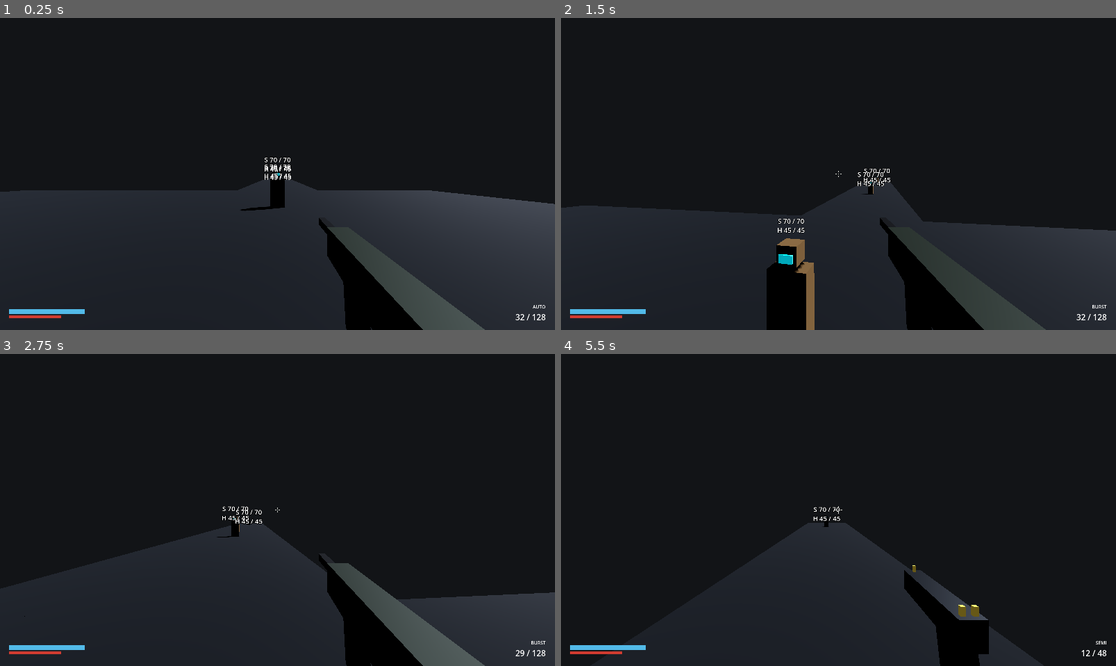
Above: before the commit, frames 1-4 (two rows, left to right).
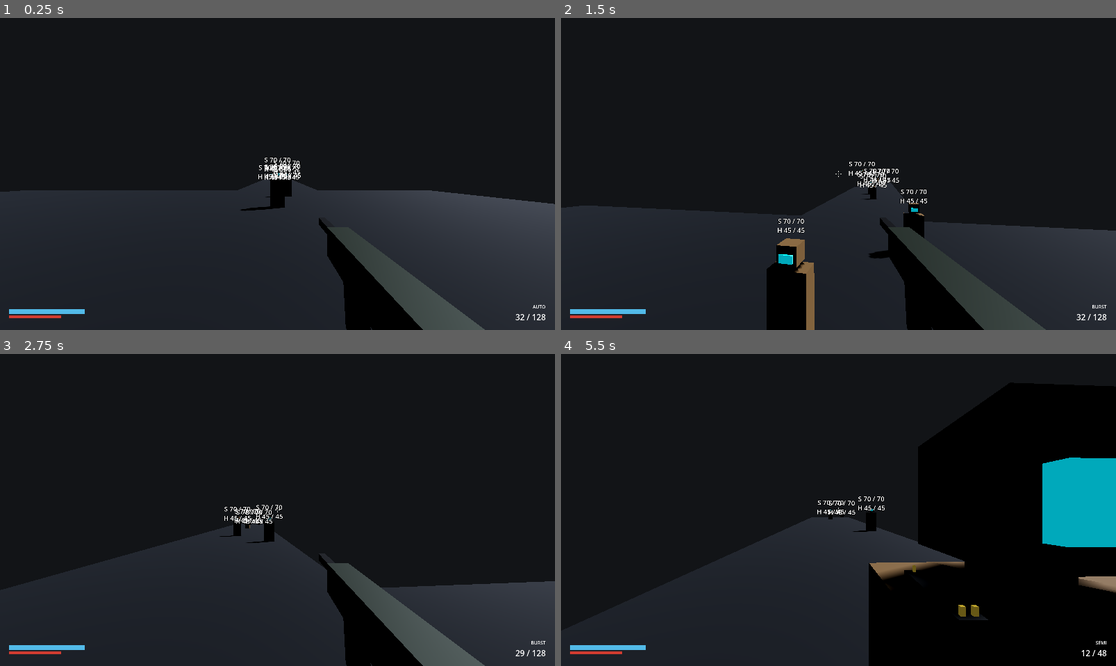
Above: after the commit, the same moments.

Repository: StudioSadTouch/Project-Long-Colt
Game: Godot game, scene res://scenes/main/main.tscn
Same seed, same stepped clock (60 frames per second), same inputs: the game is played once before the commit and once after it.
Inputs (mouse positions are in pixels of both pictures, inside the frame that each line leads up to):
- Up to frame 1 (0.25 s): no input
- Up to frame 2 (1.5 s): move the mouse to (866, 174) at 0.52 s; hold Right mouse button (action_alt_fire) 0.53-1.28 s; hold W (action_move_forward) from 0.53 s (still down); tap Space (action_jump) at 0.77 s; move the mouse to (810, 174) at 1.27 s; tap Ctrl (action_crouch) at 1.35 s
- Up to frame 3 (2.75 s): keep holding W (action_move_forward); tap Space (action_jump) at 1.52 s; move the mouse to (288, 503) at 2.02 s; press the mouse at (288, 503) at 2.03 s
- Up to frame 4 (5.5 s): keep holding W (action_move_forward); move the mouse to (832, 516) at 2.77 s; release the mouse at (832, 516) at 2.78 s; tap E (action_interact) at 2.85 s; tap Space (action_jump) at 3.02, 3.77, 4.52 s; move the mouse to (877, 513) at 3.52 s; hold V (action_melee) 3.53-4.28 s; move the mouse to (794, 506) at 4.27 s; tap 1 (action_weapon_1) at 4.35 s; move the mouse to (844, 510) at 5.02 s; hold 2 (action_weapon_2) from 5.03 s (still down)

The runs differ from the first frame. In frame 1, 0.2% of the frame differs, in the area x 46-55%, y 45-58%; in frame 2, 0.6%; in frame 3, 1.6%; in frame 4, 10%, in the area x 34-100%, y 33-100%.

Commit message:
MovingDummy (PATROL/STRAFE/SPARTAN/PATH, seeded, bounded) and four moving targets on the range

Diff:
--- /dev/null
+++ b/scenes/ai/moving_dummy.tscn
@@ -0,0 +1,27 @@
+[gd_scene load_steps=6 format=3]
+
+[ext_resource type="Script" path="res://scripts/ai/moving_dummy.gd" id="1_dummy"]
+[ext_resource type="Script" path="res://scripts/components/health_shield.gd" id="2_health"]
+[ext_resource type="Script" path="res://scripts/ai/dummy_core.gd" id="3_core"]
+[ext_resource type="PackedScene" path="res://scenes/ai/dummy_rig.tscn" id="4_rig"]
+
+[sub_resource type="BoxShape3D" id="BoxShape3D_body"]
+size = Vector3(0.7, 1.4, 0.4)
+
+[node name="MovingDummy" type="CharacterBody3D"]
+collision_layer = 4
+collision_mask = 1
+floor_snap_length = 0.3
+script = ExtResource("1_dummy")
+
+[node name="BodyShape" type="CollisionShape3D" parent="."]
+transform = Transform3D(1, 0, 0, 0, 1, 0, 0, 0, 1, 0, 0.7, 0)
+shape = SubResource("BoxShape3D_body")
+
+[node name="Rig" parent="." instance=ExtResource("4_rig")]
+
+[node name="HealthShield" type="Node" parent="."]
+script = ExtResource("2_health")
+
+[node name="DummyCore" type="Node" parent="."]
+script = ExtResource("3_core")
--- a/scenes/main/main.tscn
+++ b/scenes/main/main.tscn
@@ -7,6 +7,7 @@
 [ext_resource type="PackedScene" path="res://scenes/pickups/ammo_crate.tscn" id="5_crate"]
 [ext_resource type="PackedScene" path="res://scenes/weapons/standard_issue_rifle.tscn" id="6_rifle"]
 [ext_resource type="PackedScene" path="res://scenes/weapons/service_pistol.tscn" id="7_pistol"]
+[ext_resource type="PackedScene" path="res://scenes/ai/moving_dummy.tscn" id="8_moving"]
 
 [sub_resource type="Environment" id="Environment_boot"]
 background_mode = 1
@@ -167,3 +168,40 @@
 
 [node name="AmmoCrateWest" parent="." instance=ExtResource("5_crate")]
 transform = Transform3D(1, 0, 0, 0, 1, 0, 0, 0, 1, -12, 0, 8)
+
+[node name="MovingStrafe15m" parent="." instance=ExtResource("8_moving")]
+transform = Transform3D(0, 0, 1, 0, 1, 0, -1, 0, 0, 15, 0, 5)
+pattern = 1
+move_seed = 1015
+bounds_min = Vector2(14.5, 2)
+bounds_max = Vector2(15.5, 8)
+strafe_speed = 3.0
+strafe_duration = 1.0
+strafe_jitter = 0.3
+
+[node name="MovingADAD30m" parent="." instance=ExtResource("8_moving")]
+transform = Transform3D(0, 0, 1, 0, 1, 0, -1, 0, 0, 30, 0, 5)
+pattern = 1
+move_seed = 1030
+bounds_min = Vector2(29.5, 2)
+bounds_max = Vector2(30.5, 8)
+strafe_speed = 7.5
+strafe_duration = 0.55
+strafe_jitter = 0.35
+
+[node name="MovingSpartan50m" parent="." instance=ExtResource("8_moving")]
+transform = Transform3D(0, 0, 1, 0, 1, 0, -1, 0, 0, 50, 0, 5)
+pattern = 2
+move_seed = 1050
+bounds_min = Vector2(49.5, 2)
+bounds_max = Vector2(50.5, 8)
+
+[node name="MovingPatrol70m" parent="." instance=ExtResource("8_moving")]
+transform = Transform3D(0, 0, 1, 0, 1, 0, -1, 0, 0, 62, 0, 7.5)
+pattern = 0
+move_seed = 1070
+bounds_min = Vector2(61.5, 6.5)
+bounds_max = Vector2(78.5, 8.5)
+patrol_points = PackedVector3Array(0, 0, 0, 16, 0, 0)
+patrol_speed = 3.5
+patrol_pause = 0.6
--- /dev/null
+++ b/scripts/ai/moving_dummy.gd
@@ -0,0 +1,233 @@
+class_name MovingDummy
+extends CharacterBody3D
+## Moving greybox target. Same DummyCore / HealthShield / hitbox rig as TargetDummy; adds
+## movement at player-like speeds. Facing never changes (front stays local -Z), only position.
+##
+## Patterns:
+##   PATROL  walk between waypoints (offsets from the start position, world axes), looping.
+##   STRAFE  ADAD along the local X axis; flips every strafe_duration +/- jitter.
+##   SPARTAN random-length strafes (some stops) plus random jumps at player speed.
+##   PATH    follow a Path3D's curve by distance, looping or ping-ponging.
+## All movement is clamped to bounds_min / bounds_max (world X/Z) when bounds are set; hitting
+## a bound flips the strafe direction. Deterministic for a given seed (0 = random each run).
+
+enum Pattern { PATROL, STRAFE, SPARTAN, PATH }
+
+## Player defaults (player.gd): stand_speed 7.5, ground_accel 70, air_accel 18, jump 2.2 m.
+const PLAYER_SPEED := 7.5
+const PLAYER_GROUND_ACCEL := 70.0
+const PLAYER_AIR_ACCEL := 18.0
+const PLAYER_JUMP_HEIGHT := 2.2
+const WAYPOINT_REACH := 0.25
+
+@export var pattern: Pattern = Pattern.STRAFE
+@export var move_seed: int = 0
+@export var ground_accel: float = PLAYER_GROUND_ACCEL
+@export var air_accel: float = PLAYER_AIR_ACCEL
+@export var jump_height: float = PLAYER_JUMP_HEIGHT
+
+@export_group("Bounds")
+## World-space X/Z rectangle the dummy must stay inside. Ignored if min >= max on an axis.
+@export var bounds_min: Vector2 = Vector2.ZERO
+@export var bounds_max: Vector2 = Vector2.ZERO
+
+@export_group("Patrol")
+@export var patrol_points: PackedVector3Array = PackedVector3Array([Vector3.ZERO])
+@export var patrol_speed: float = 3.0
+@export var patrol_pause: float = 0.5
+
+@export_group("Strafe")
+@export var strafe_speed: float = PLAYER_SPEED
+@export var strafe_duration: float = 0.6
+## Fraction of strafe_duration added or removed at random each leg (0.3 = +/-30%).
+@export_range(0.0, 1.0) var strafe_jitter: float = 0.3
+
+@export_group("Spartan")
+@export var spartan_speed: float = PLAYER_SPEED
+@export var spartan_min_leg: float = 0.2
+@export var spartan_max_leg: float = 0.9
+## Chance a leg is a brief stop instead of a strafe.
+@export_range(0.0, 1.0) var spartan_stop_chance: float = 0.15
+## Average jumps per second while grounded.
+@export var spartan_jump_rate: float = 0.6
+
+@export_group("Path")
+@export var path: NodePath
+@export var path_speed: float = 4.0
+@export var path_ping_pong: bool = false
+
+var _rng := RandomNumberGenerator.new()
+var _start: Transform3D
+var _dir: float = 1.0
+var _leg_left: float = 0.0
+var _wait_left: float = 0.0
+var _point_index: int = 0
+var _path_offset: float = 0.0
+var _path_sign: float = 1.0
+var _curve: Curve3D
+var _path_node: Path3D
+
+@onready var core: DummyCore = $DummyCore
+
+
+func _ready() -> void:
+	_start = global_transform
+	_path_node = get_node_or_null(path) as Path3D
+	if _path_node != null:
+		_curve = _path_node.curve
+	core.respawned.connect(_reset)
+	_reset()
+
+
+## Weapon contract. Shield/zone rules live in HealthShield via DummyCore.
+func take_damage(amount: float, info: Dictionary) -> void:
+	core.take_damage(amount, info)
+
+
+func _reset() -> void:
+	global_transform = _start
+	velocity = Vector3.ZERO
+	if move_seed != 0:
+		_rng.seed = move_seed
+	else:
+		_rng.randomize()
+	_dir = 1.0
+	_leg_left = 0.0
+	_wait_left = 0.0
+	_point_index = 0
+	_path_offset = 0.0
+	_path_sign = 1.0
+
+
+func _physics_process(delta: float) -> void:
+	if core.dead:
+		return
+	var wish := Vector3.ZERO
+	match pattern:
+		Pattern.PATROL:
+			wish = _patrol(delta)
+		Pattern.STRAFE:
+			wish = _strafe(delta)
+		Pattern.SPARTAN:
+			wish = _spartan(delta)
+		Pattern.PATH:
+			wish = _follow_path(delta)
+	wish = _keep_in_bounds(wish, delta)
+	var on_floor := is_on_floor()
+	var accel := ground_accel if on_floor else air_accel
+	var horizontal := Vector3(velocity.x, 0.0, velocity.z).move_toward(wish, accel * delta)
+	velocity.x = horizontal.x
+	velocity.z = horizontal.z
+	var gravity := get_gravity()
+	if on_floor:
+		if velocity.y < 0.0:
+			velocity.y = 0.0
+	else:
+		velocity += gravity * delta
+	move_and_slide()
+	_clamp_position()
+
+
+func _strafe_axis() -> Vector3:
+	var axis := _start.basis.x
+	axis.y = 0.0
+	return axis.normalized()
+
+
+func _patrol(delta: float) -> Vector3:
+	if patrol_points.is_empty():
+		return Vector3.ZERO
+	if _wait_left > 0.0:
+		_wait_left -= delta
+		return Vector3.ZERO
+	var target := _start.origin + patrol_points[_point_index]
+	var offset := target - global_position
+	offset.y = 0.0
+	if offset.length() <= WAYPOINT_REACH:
+		_point_index = (_point_index + 1) % patrol_points.size()
+		_wait_left = patrol_pause
+		return Vector3.ZERO
+	# Slow into the waypoint so accel doesn't overshoot it.
+	var speed := minf(patrol_speed, offset.length() / maxf(delta, 0.001))
+	return offset.normalized() * speed
+
+
+func _strafe(delta: float) -> Vector3:
+	_leg_left -= delta
+	if _leg_left <= 0.0:
+		_dir = -_dir
+		var jitter := _rng.randf_range(-strafe_jitter, strafe_jitter)
+		_leg_left = maxf(strafe_duration * (1.0 + jitter), 0.05)
+	return _strafe_axis() * _dir * strafe_speed
+
+
+func _spartan(delta: float) -> Vector3:
+	_leg_left -= delta
+	if _leg_left <= 0.0:
+		_leg_left = _rng.randf_range(spartan_min_leg, spartan_max_leg)
+		if _rng.randf() < spartan_stop_chance:
+			_dir = 0.0
+		else:
+			_dir = -1.0 if _rng.randf() < 0.5 else 1.0
+	if is_on_floor() and _rng.randf() < spartan_jump_rate * delta:
+		velocity.y = sqrt(2.0 * get_gravity().length() * jump_height)
+	return _strafe_axis() * _dir * spartan_speed
+
+
+func _follow_path(delta: float) -> Vector3:
+	if _curve == null or _curve.get_baked_length() <= 0.0:
+		return Vector3.ZERO
+	var length := _curve.get_baked_length()
+	_path_offset += path_speed * delta * _path_sign
+	if path_ping_pong:
+		if _path_offset >= length or _path_offset <= 0.0:
+			_path_sign = -_path_sign
+			_path_offset = clampf(_path_offset, 0.0, length)
+	else:
+		_path_offset = fposmod(_path_offset, length)
+	var target := _path_node.global_transform * _curve.sample_baked(_path_offset)
+	var offset := target - global_position
+	offset.y = 0.0
+	# Steer toward the moving sample; cap at a bit over path_speed to catch up after hitches.
+	return offset.limit_length(1.0) * path_speed * 1.25 if offset.length() > 0.05 else Vector3.ZERO
+
+
+func _has_bounds() -> bool:
+	return bounds_max.x > bounds_min.x and bounds_max.y > bounds_min.y
+
+
+## Zero the wish component that would cross a bound next tick, flipping strafes back inward.
+func _keep_in_bounds(wish: Vector3, delta: float) -> Vector3:
+	if not _has_bounds():
+		return wish
+	var next := global_position + Vector3(velocity.x, 0.0, velocity.z) * delta * 4.0
+	var out_x := (
+		(next.x < bounds_min.x and wish.x < 0.0) or (next.x > bounds_max.x and wish.x > 0.0)
+	)
+	var out_z := (
+		(next.z < bounds_min.y and wish.z < 0.0) or (next.z > bounds_max.y and wish.z > 0.0)
+	)
+	if not (out_x or out_z):
+		return wish
+	if pattern == Pattern.STRAFE or pattern == Pattern.SPARTAN:
+		_dir = -_dir
+		return -wish
+	if out_x:
+		wish.x = 0.0
+	if out_z:
+		wish.z = 0.0
+	return wish
+
+
+## Hard stop at the bounds in case accel or a jump carried it past.
+func _clamp_position() -> void:
+	if not _has_bounds():
+		return
+	var p := global_position
+	var clamped_x := clampf(p.x, bounds_min.x, bounds_max.x)
+	var clamped_z := clampf(p.z, bounds_min.y, bounds_max.y)
+	if clamped_x != p.x:
+		velocity.x = 0.0
+	if clamped_z != p.z:
+		velocity.z = 0.0
+	global_position = Vector3(clamped_x, p.y, clamped_z)
Not shown: 1 places in scenes/main/main.tscn that only renumber resources
